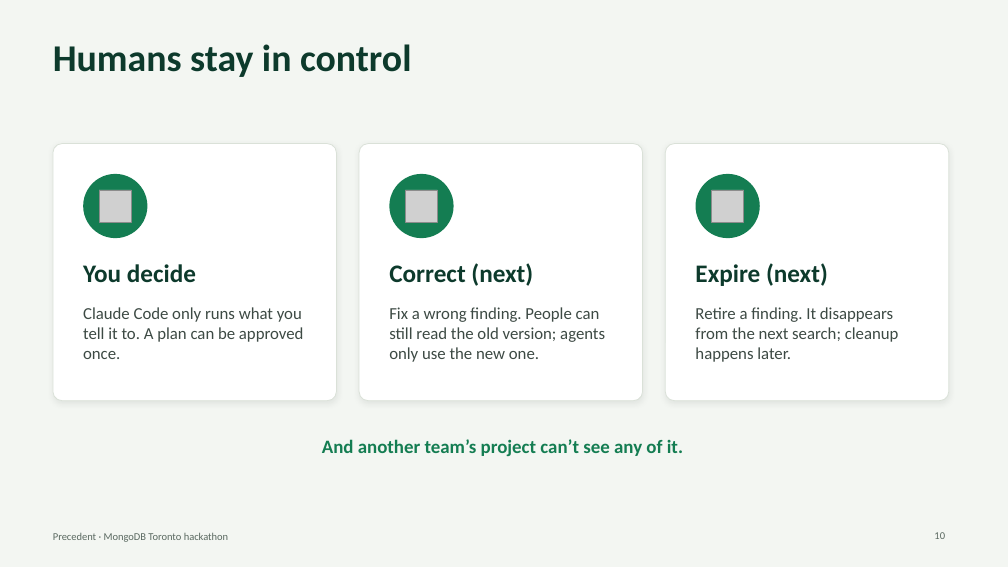
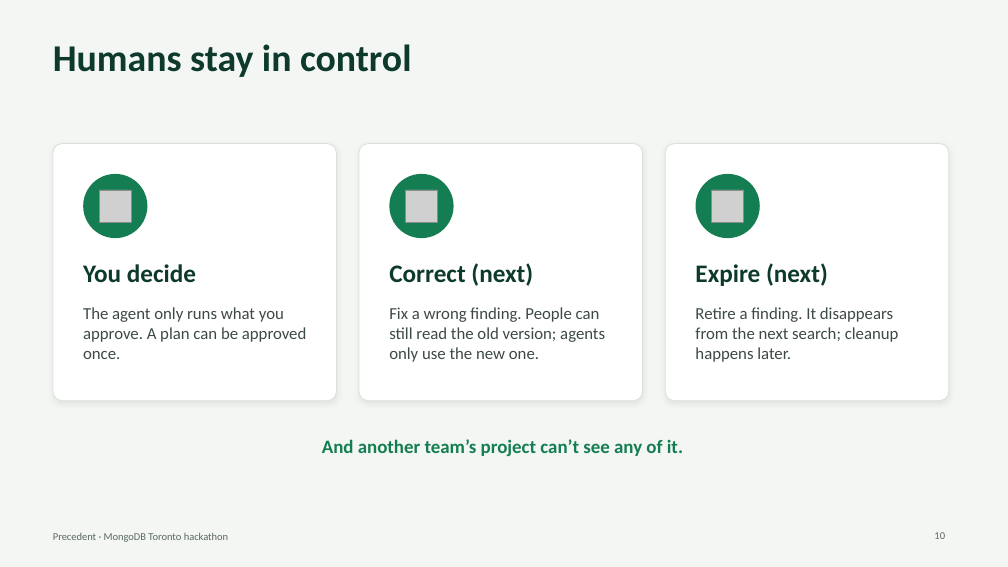
Before and after one commit to SalmaRoshdy-YG/Hackathon-project, a slide deck: slide 10 of docs/deck/precedent-deck.pptx. Drawn at 1008x567 pixels with LibreOffice and Linux fonts; fonts in the diff are those of the drawing; grey boxes stand for pictures. Boxes give left, top, right and bottom in pixels: in the first picture for what was removed or moved away, otherwise in the second. Text is boxed around its words. In the diff, an @@ line names an element or a change of style, - is before the commit and + after.

```diff
--- a/docs/deck/precedent-deck.pptx
+++ b/docs/deck/precedent-deck.pptx
@@ text at (83,307,306,359): text changed @@
-Claude Code only runs what you tell it to. A plan can be approved once.
+The agent only runs what you approve. A plan can be approved once.
```
Also in this commit, not shown: 9 other slides changed.
